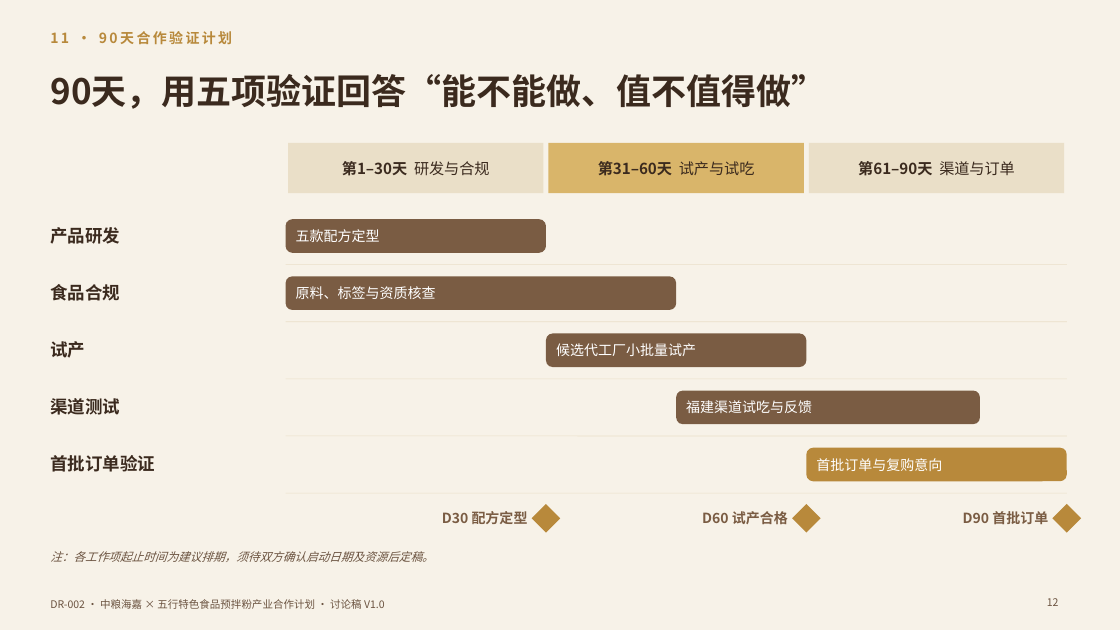
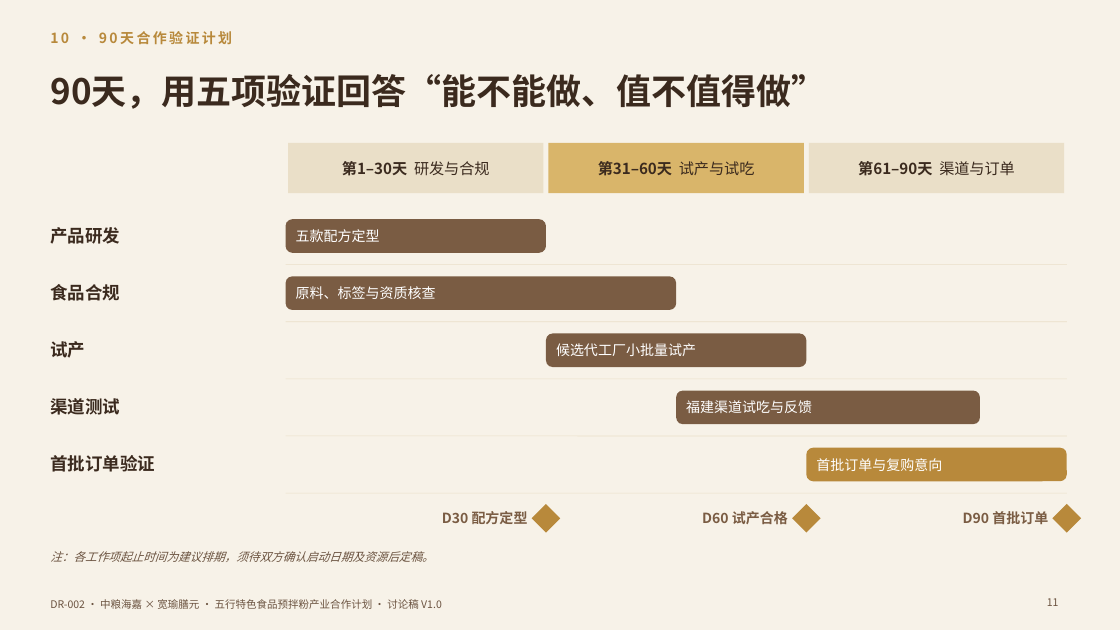
Before and after one commit to yes039/yes039, a slide deck: slide 11 of DR-002/DR-002_中粮海嘉五行预拌粉合作计划_V1.0.pptx (slide 12 before the commit). Drawn at 1120x630 pixels with LibreOffice and Linux fonts; fonts in the diff are those of the drawing. Boxes give left, top, right and bottom in pixels: in the first picture for what was removed or moved away, otherwise in the second. Text is boxed around its words. In the diff, an @@ line names an element or a change of style, - is before the commit and + after.

```diff
--- a/DR-002/DR-002_中粮海嘉五行预拌粉合作计划_V1.0.pptx
+++ b/DR-002/DR-002_中粮海嘉五行预拌粉合作计划_V1.0.pptx
@@ text at (x1=50, y1=31, x2=232, y2=45): text changed @@
-11 · 90天合作验证计划
+10 · 90天合作验证计划
@@ text at (x1=50, y1=599, x2=442, y2=609): text changed @@
-DR-002 · 中粮海嘉 × 五行特色食品预拌粉产业合作计划 · 讨论稿 V1.0
+DR-002 · 中粮海嘉 × 宽瑜膳元 · 五行特色食品预拌粉产业合作计划 · 讨论稿 V1.0
@@ page number at (x1=1047, y1=598, x2=1059, y2=606): text changed @@
-12
+11
```
Also in this commit, not shown: 13 other slides changed, 3 other files.
